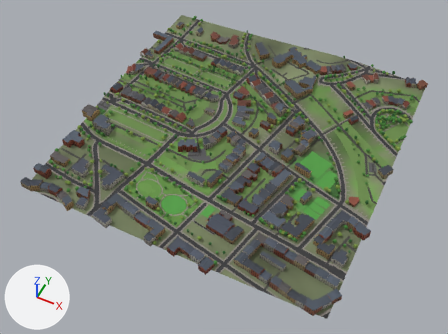
The glTF model glasgow-subway/data/city/city_3_1.glb as it was, and as the next commit left it.
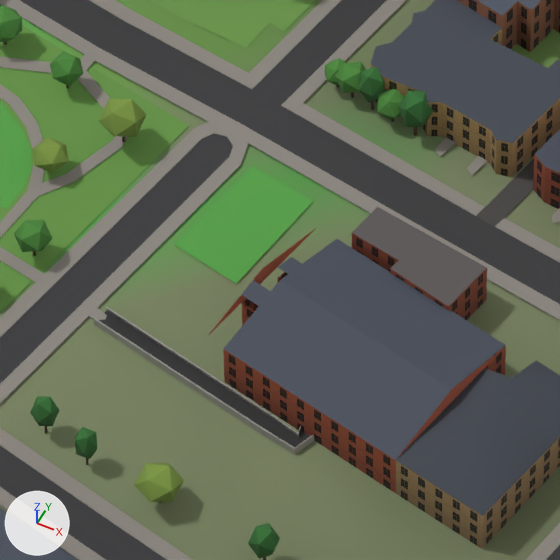
There are two pictures of each version: one whole from a 50 mm lens placed at (-1543.0, 1080.0, 779.0), pointed at (-1853.0, 1698.0, 5.0), one close up on the part from 41% to 54% of the width and 57% to 74% of the height. Lighting does not change. The marker at lower left points along +X, +Y and +Z. The first two pictures are the older version. Where no turn or scale is listed for an object, it has been applied to the vertices. Vertices at exactly the same position are counted once.

In view in the first close-up: 'buildings_3_1', 'green_3_1', 'green_tree_a.004', 'green_tree_a.101', 'green_tree_b.002', 'green_tree_b.004', 'green_tree_b.057', 'green_tree_c.003', 'green_tree_c.005', 'green_tree_c.048', 'roads_3_1', 'terrain_3_1' and 6 more.
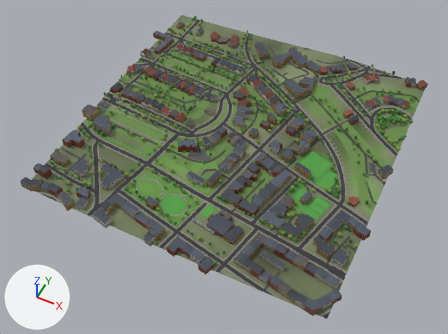
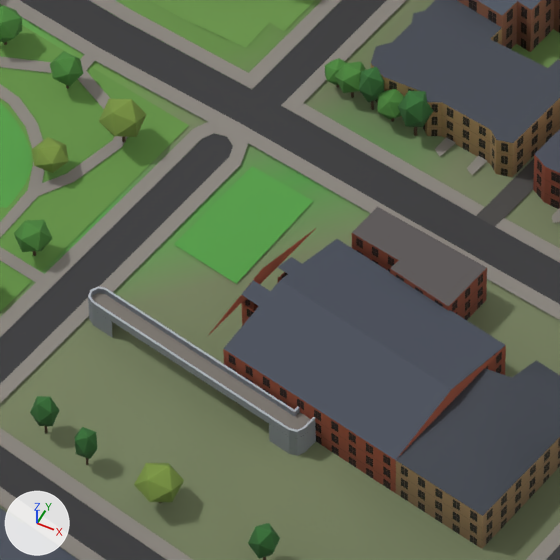
Location of each change, (x1, y1, x2, y2) in pixels of the close-ups (560 x 560 px):
```json
{"part": 1, "of": "me_roads_3_1", "change": "added", "after": [92, 293, 311, 432]}
{"part": 2, "of": "me_roads_3_1", "change": "built on", "before": [94, 306, 314, 455], "after": [88, 287, 316, 456]}
```

Scene script edits in JSON lines:
```json
{"block": "me_roads_3_1", "where": "# used by ob_roads_3_1; location = (-1850.0, 1750.0, 40.4)"}
{"op": "remove", "block": "me_roads_3_1", "code": "me_roads_3_1.from_pydata(...)  # 3874 vertices, 3710 faces; spans x -250.0..250.0, y -250.0..250.0, z -15.0..15.0"}
{"op": "add", "block": "me_roads_3_1", "code": "me_roads_3_1.from_pydata(...)  # 3990 vertices, 3810 faces; spans x -250.0..250.0, y -250.0..250.0, z -15.0..15.0"}
{"block": "me_roads_3_1", "change": "me_roads_3_1 part 1: a new loose piece of 22 vertices spanning x 12.0..54.0, y -197.0..-185.0, z -9.0, in mat_mat_road"}
{"block": "me_roads_3_1", "change": "me_roads_3_1 part 2"}
{"block": "me_roads_3_1", "change": "53 vertices are removed from x 13.0..53.0, y -196.0..-186.0, z -14.0..-12.0"}
{"block": "me_roads_3_1", "change": "98 faces are deleted"}
{"block": "me_roads_3_1", "change": "3 vertices move from x 14.0..53.0, y -192.0..-186.0, z -14.0..-13.0 to x 14.0..50.0, y -192.0..-186.0, z -14.0..-8.0"}
{"block": "me_roads_3_1", "change": "141 vertices are added at x 12.0..54.0, y -197.0..-185.0, z -15.0..-8.0"}
{"block": "me_roads_3_1", "change": "6 new vertices lie (0.0, 0.0, -6.0) away from vertices in x 12.0..53.0, y -195.0..-185.0, z -8.0"}
{"block": "me_roads_3_1", "change": "2 new faces join them, mat_mat_pavement"}
{"block": "me_roads_3_1", "change": "176 new faces join them, mat_mat_bridge"}
```
